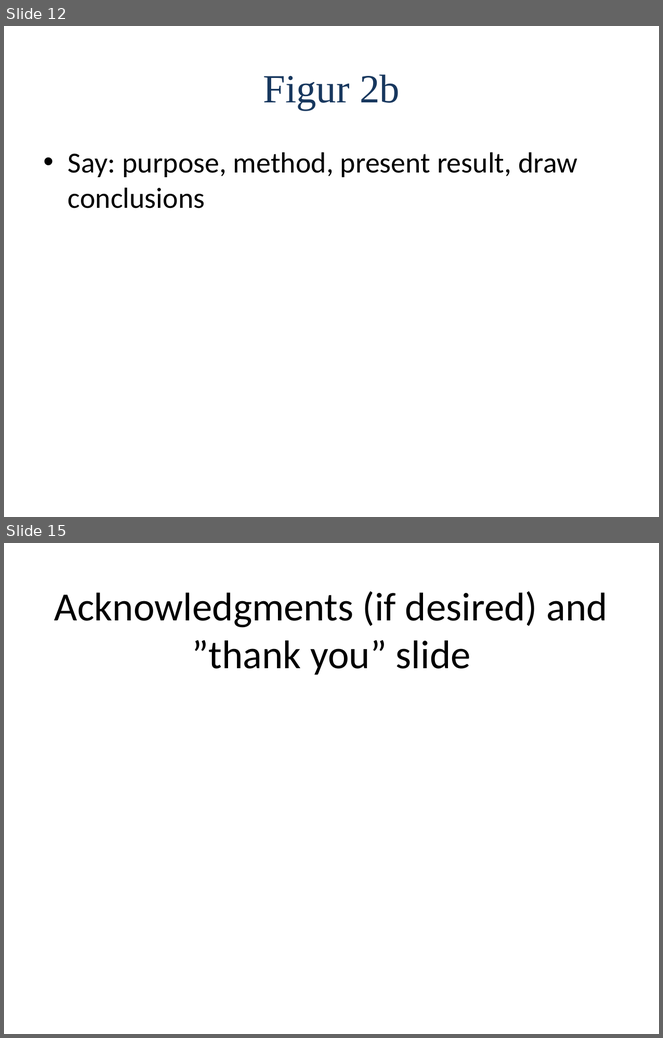
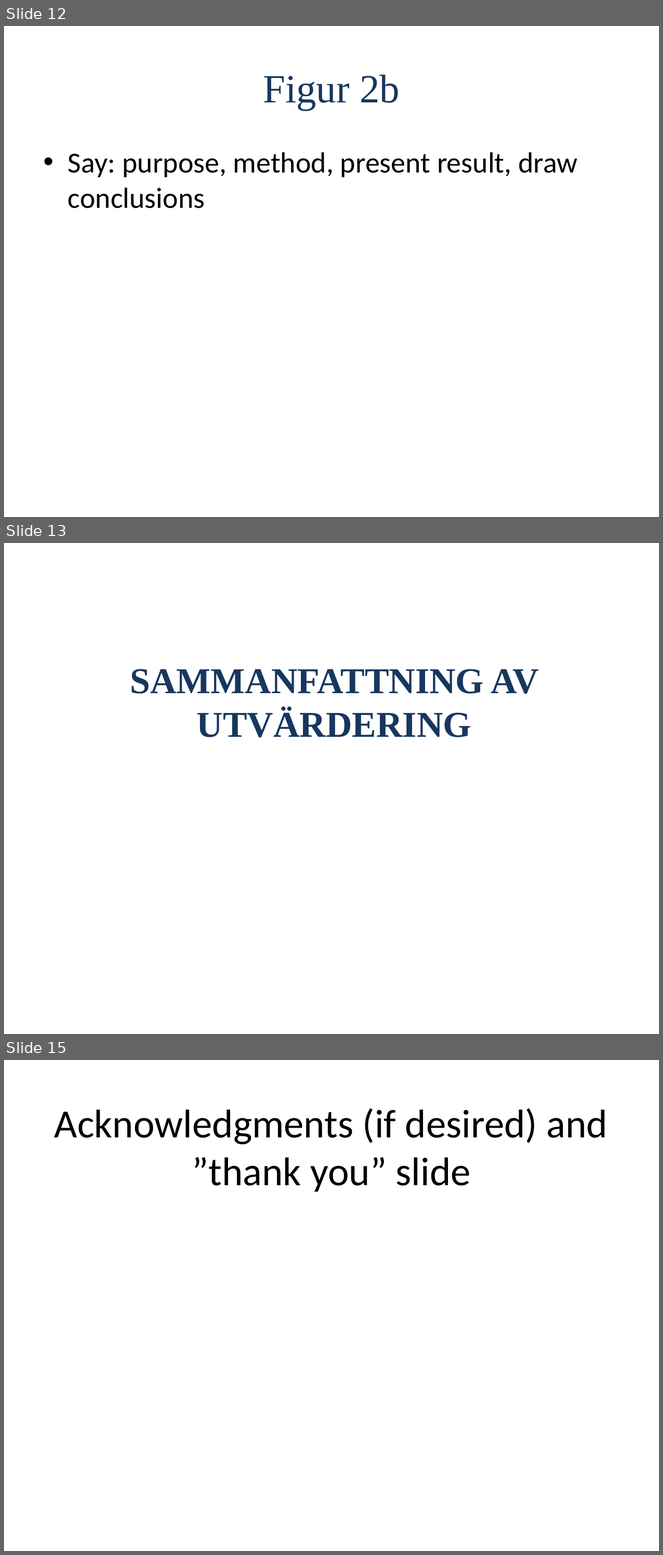
Before and after one commit to OliviaImner/thesis_document, a slide deck: Thesis/Presentation.pptx. Shown one above the other, each under a label of ours: slides 12 and 15 before the commit, slides 12, 13 and 15 after it; the slides between them are not shown. The pictures are 663x1038 and 663x1555 pixels, drawn with LibreOffice and Linux fonts; fonts in the diff are those of the drawing. Boxes give left, top, right and bottom in pixels: in the first picture for what was removed or moved away, otherwise in the second. Text is boxed around its words. In the diff, an @@ line names an element or a change of style, - is before the commit and + after.

```diff
--- a/Thesis/Presentation.pptx
+++ b/Thesis/Presentation.pptx
@@ slide 13 added at <box>4,543,659,1034</box>, background #FFFFFF @@
@@ text added at <box>130,669,539,737</box>, 40 pt, text #17375E, bold @@
+SAMMANFATTNING AV UTVÄRDERING
```
Also in this commit, not shown: 6 slides changed, 4 other slides added, 5 slides removed.
